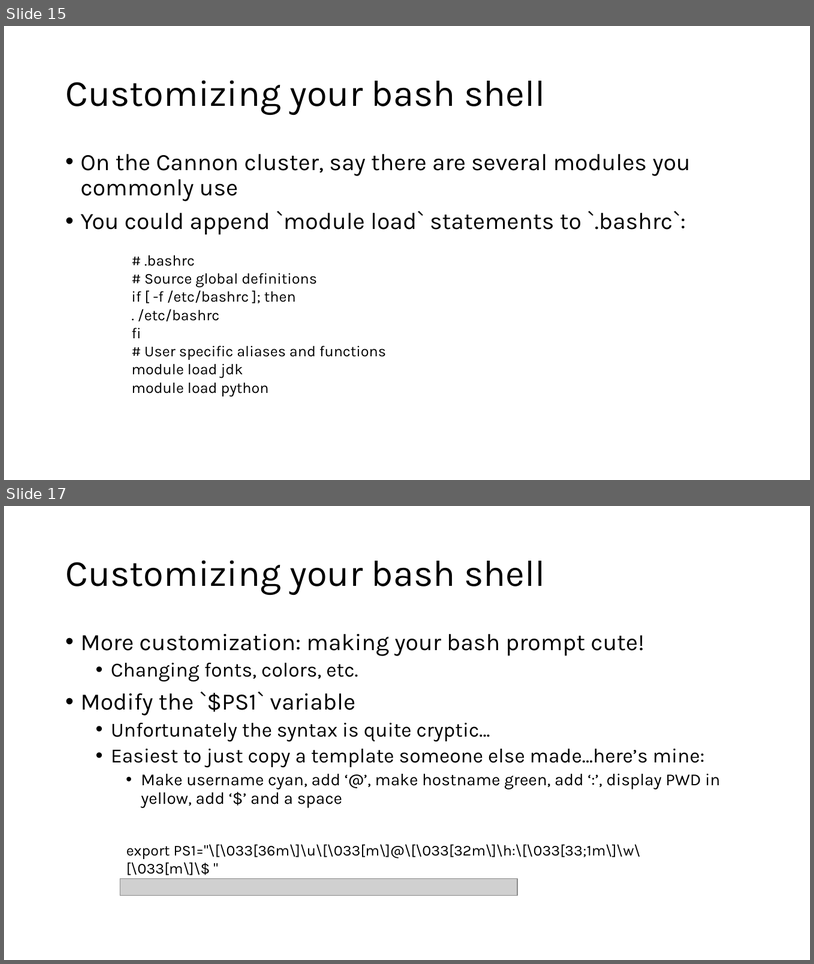
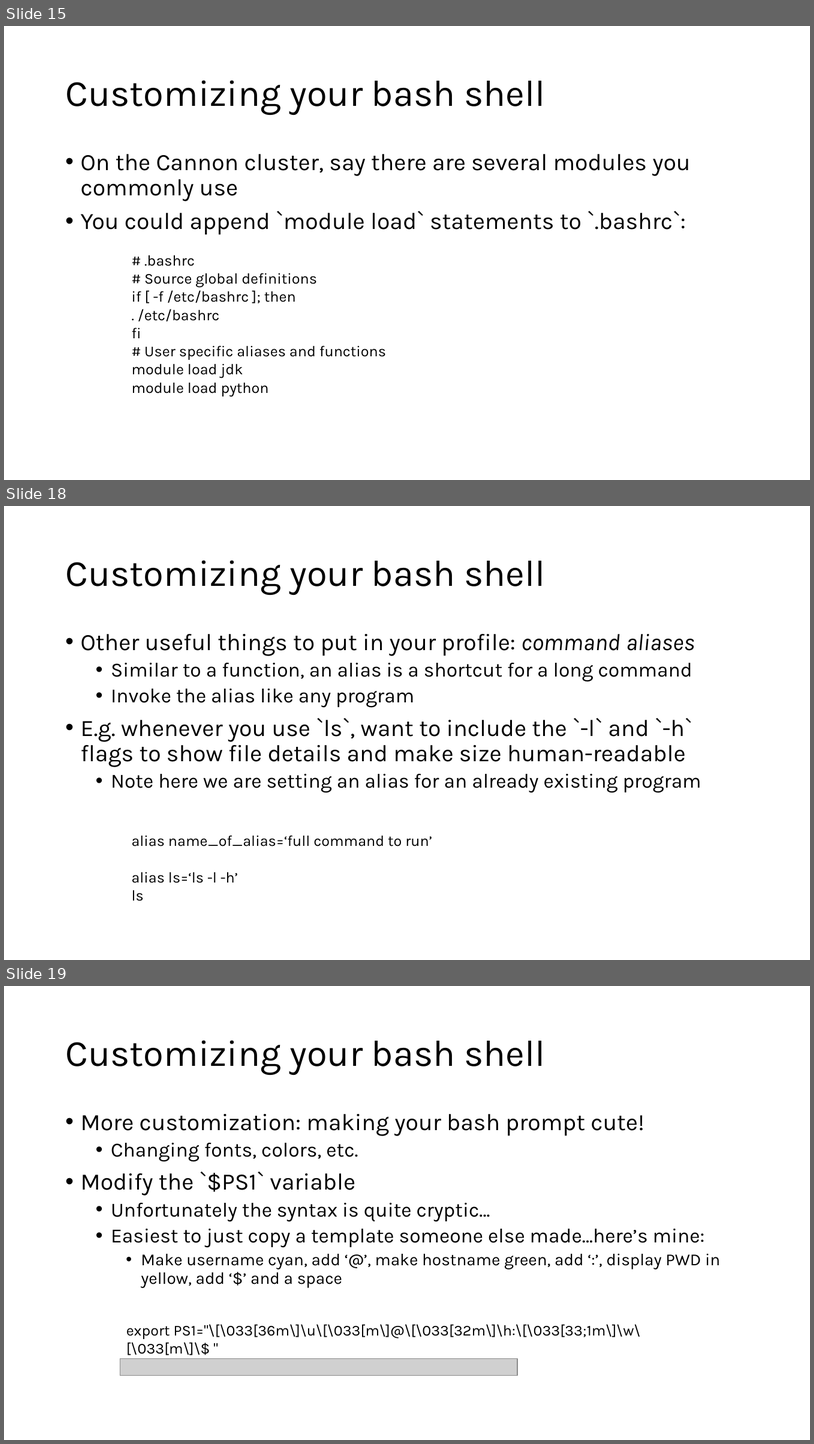
Before and after one commit to harvardinformatics/short-trainings, a slide deck: cmd-line-101/cmdline_tips_draft.pptx. Shown one above the other, each under a label of ours: slides 15 and 17 before the commit, slides 15, 18 and 19 after it; the slides between them are not shown. The pictures are 814x964 and 814x1444 pixels, drawn with LibreOffice and Linux fonts; fonts in the diff are those of the drawing; grey boxes stand for pictures. Boxes give left, top, right and bottom in pixels: in the first picture for what was removed or moved away, otherwise in the second. Text is boxed around its words. In the diff, an @@ line names an element or a change of style, - is before the commit and + after.

Commit message:
added functions and aliaes

```diff
--- a/cmd-line-101/cmdline_tips_draft.pptx
+++ b/cmd-line-101/cmdline_tips_draft.pptx
@@ slide 18 added at (4,506,810,960), background #FFFFFF @@
@@ title added at (65,560,546,595), 44 pt, text #000000 @@
+Customizing your bash shell
@@ text added at (81,634,702,793), 28 pt, text #000000 @@
+• Other useful things to put in your profile: command aliases
+  • Similar to a function, an alias is a shortcut for a long command
+  • Invoke the alias like any program
+• E.g. whenever you use `ls`, want to include the `-l` and `-h` flags to show file details and make size human-readable
+  • Note here we are setting an alias for an already existing program
@@ text added at (132,835,432,901), 18 pt, text #000000 @@
+alias name_of_alias=‘full command to run’
+alias ls=‘ls -l -h’
+ls
@@ what was slide 17 is now slide 19 @@
```
Also in this commit, not shown: 1 slide changed, 5 other slides added.
